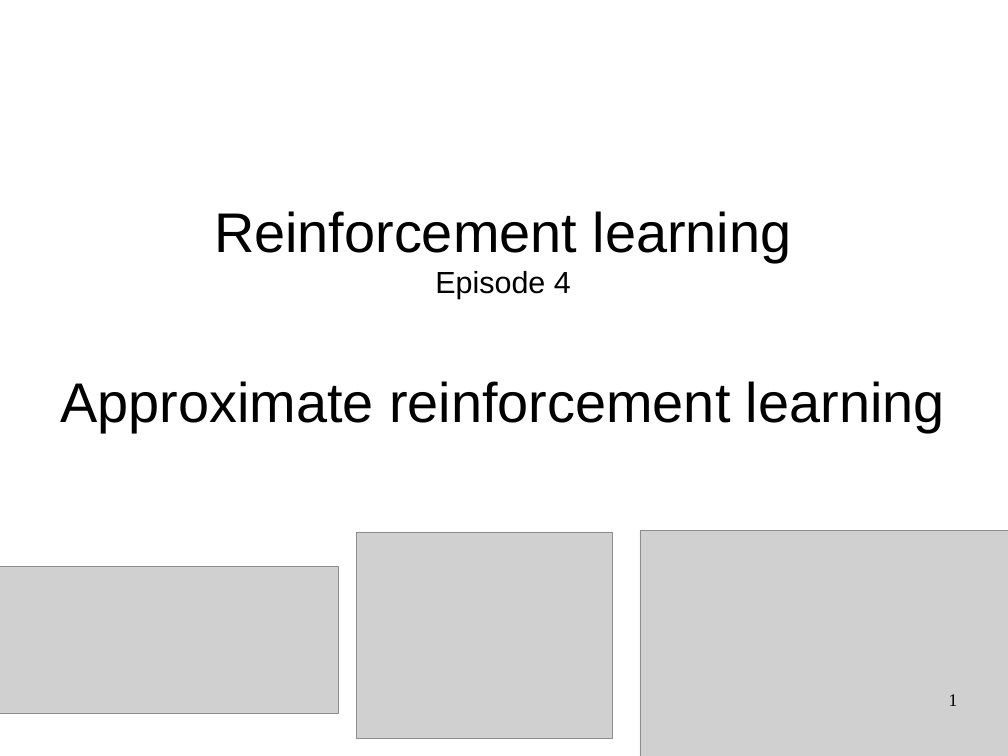
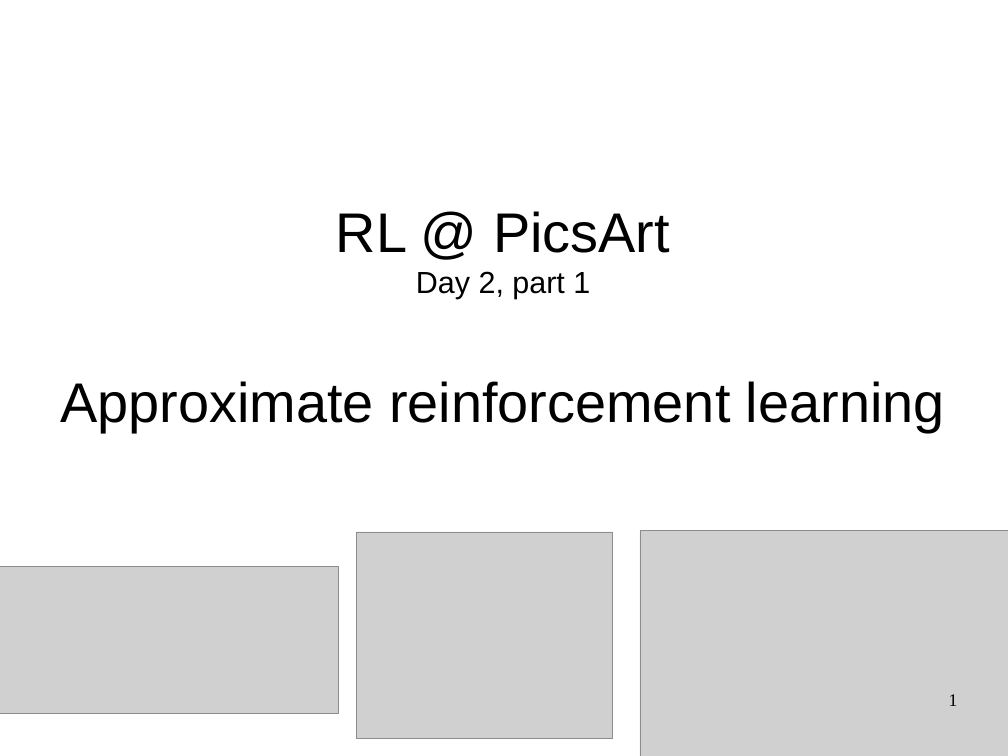
Before and after one commit to justheuristic/picsart_rl, a slide deck: slide 1 of day2/lecture_part1.odp. Drawn at 1008x756 pixels with LibreOffice and Linux fonts; fonts in the diff are those of the drawing; grey boxes stand for pictures. Boxes give left, top, right and bottom in pixels: in the first picture for what was removed or moved away, otherwise in the second. Text is boxed around its words. In the diff, an @@ line names an element or a change of style, - is before the commit and + after.

Commit message:
update lecture2

```diff
--- a/day2/lecture_part1.odp
+++ b/day2/lecture_part1.odp
@@ text at (x1=336, y1=211, x2=670, y2=299): text changed @@
-Reinforcement learning
-Episode 4
+RL @ PicsArt
+Day 2, part 1
```
Also in this commit, not shown: 1 other slide changed, 1 other file.
